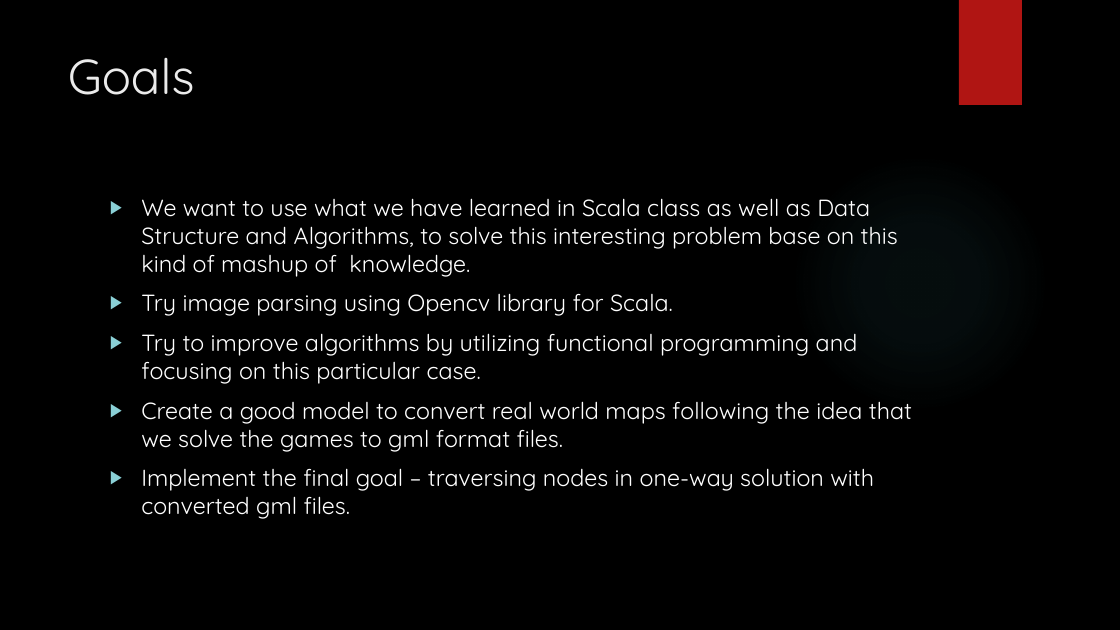
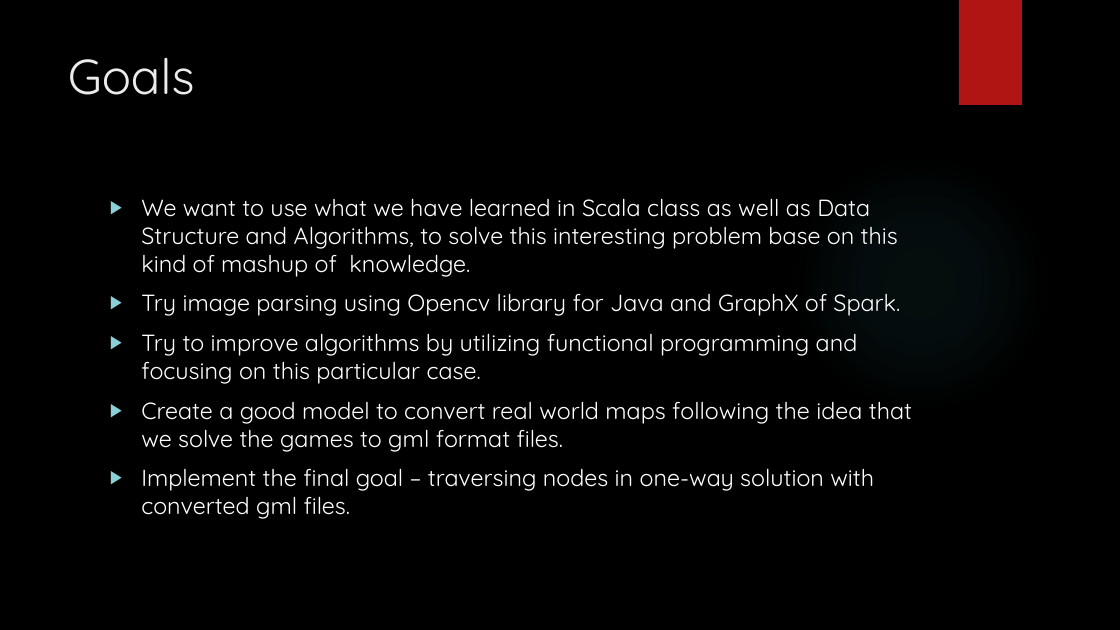
Before and after one commit to desperadomzc/CSYE7200_Project, a slide deck: slide 8 of FInal Project Plan.pptx. Drawn at 1120x630 pixels with LibreOffice and Linux fonts; fonts in the diff are those of the drawing; background and template pictures are left out. Boxes give left, top, right and bottom in pixels: in the first picture for what was removed or moved away, otherwise in the second. Text is boxed around its words. In the diff, an @@ line names an element or a change of style, - is before the commit and + after.

```diff
--- a/FInal Project Plan.pptx
+++ b/FInal Project Plan.pptx
@@ text at (141, 293, 900, 316): text changed @@
-▶ Try image parsing using Opencv library for Scala.
+▶ Try image parsing using Opencv library for Java and GraphX of Spark.
```
Also in this commit, not shown: 1 other file.
